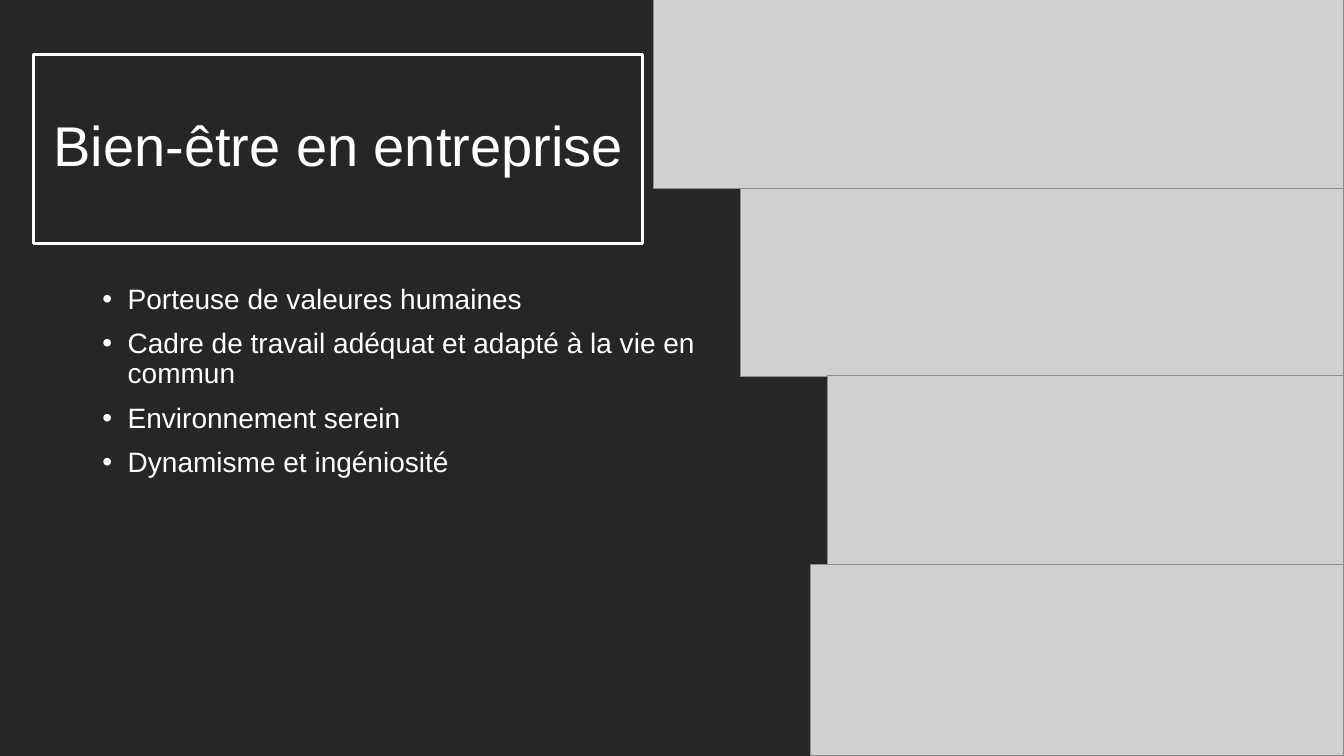
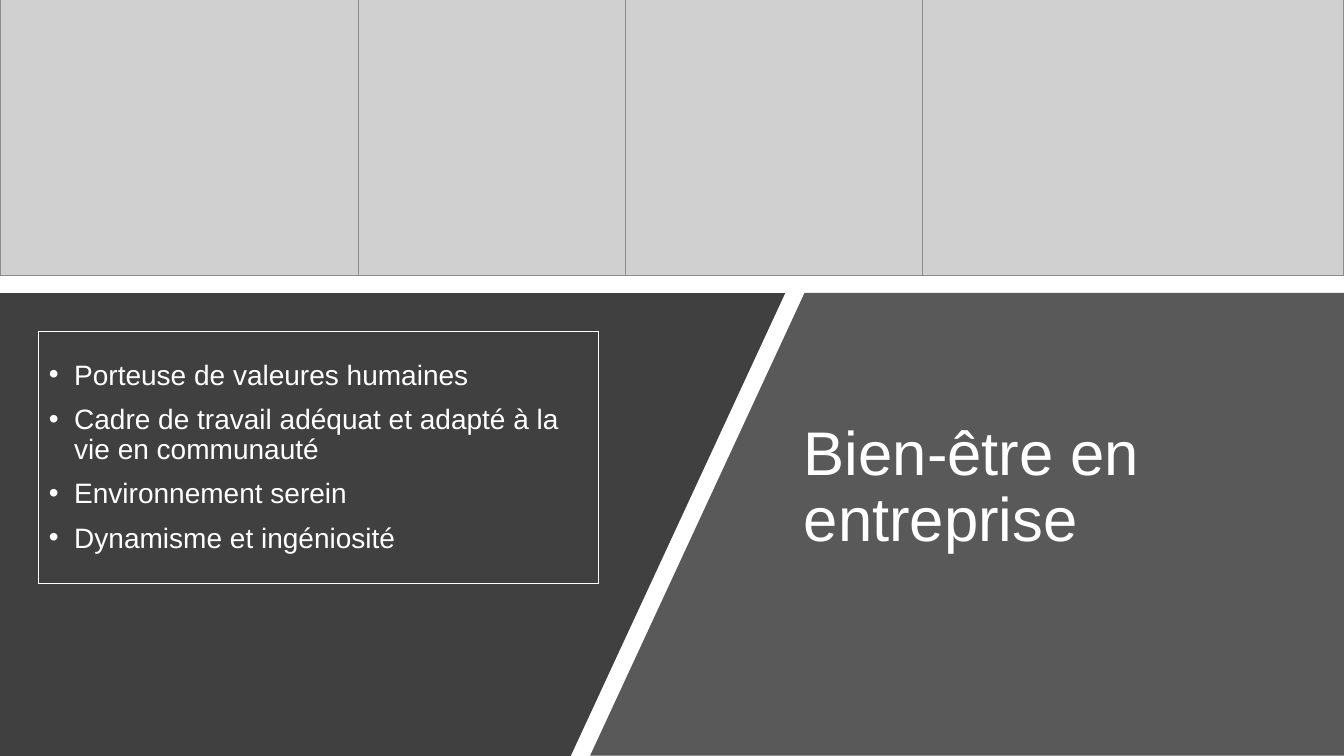
Before and after one commit to Zoridg/Soutenance_stage, a slide deck: slide 6 of Soutenance.pptx. Drawn at 1344x756 pixels with LibreOffice and Linux fonts; fonts in the diff are those of the drawing; grey boxes stand for pictures. Boxes give left, top, right and bottom in pixels: in the first picture for what was removed or moved away, otherwise in the second. Text is boxed around its words. In the diff, an @@ line names an element or a change of style, - is before the commit and + after.

```diff
--- a/Soutenance.pptx
+++ b/Soutenance.pptx
@@ background #000000 to #FFFFFF @@
@@ picture: place and size @@
-picture at box(828, 376, 1344, 565)
+picture at box(0, 0, 359, 275)
@@ rectangle removed at box(0, 0, 1344, 756) @@
@@ picture: place and size @@
-picture at box(811, 565, 1344, 756)
+picture at box(252, 0, 626, 276)
@@ picture: place and size @@
-picture at box(741, 189, 1344, 377)
+picture at box(517, 0, 923, 276)
@@ picture: place and size @@
-picture at box(653, 0, 1344, 189)
+picture at box(814, 0, 1344, 276)
@@ freeform shape added at box(0, 293, 785, 756), fill #404040 @@
@@ freeform shape added at box(590, 293, 1344, 756), fill #595959 @@
@@ text "Porteuse de valeures humaines": place and size @@
-text "Porteuse de valeures humaines" at box(128, 288, 694, 477)
+text "Porteuse de valeures humaines" at box(39, 332, 599, 584)
@@ text "Porteuse de valeures humaines" at box(39, 332, 599, 584): vertical alignment top to middle; outline none to #FFFFFF 0.75 pt @@
@@ title "Bien-être en entreprise": place and size @@
-title "Bien-être en entreprise" at box(33, 54, 643, 243)
+title "Bien-être en entreprise" at box(804, 430, 1139, 553)
@@ title "Bien-être en entreprise" at box(804, 430, 1139, 553): size 40 to 44 pt; alignment centre to left; outline #FFFFFF 2.25 pt to none @@
@@ text at box(74, 408, 559, 460): text changed @@
-• Cadre de travail adéquat et adapté à la vie en commun
+• Cadre de travail adéquat et adapté à la vie en communauté
```
Also in this commit, not shown: 6 other slides changed, 2 slides added.
